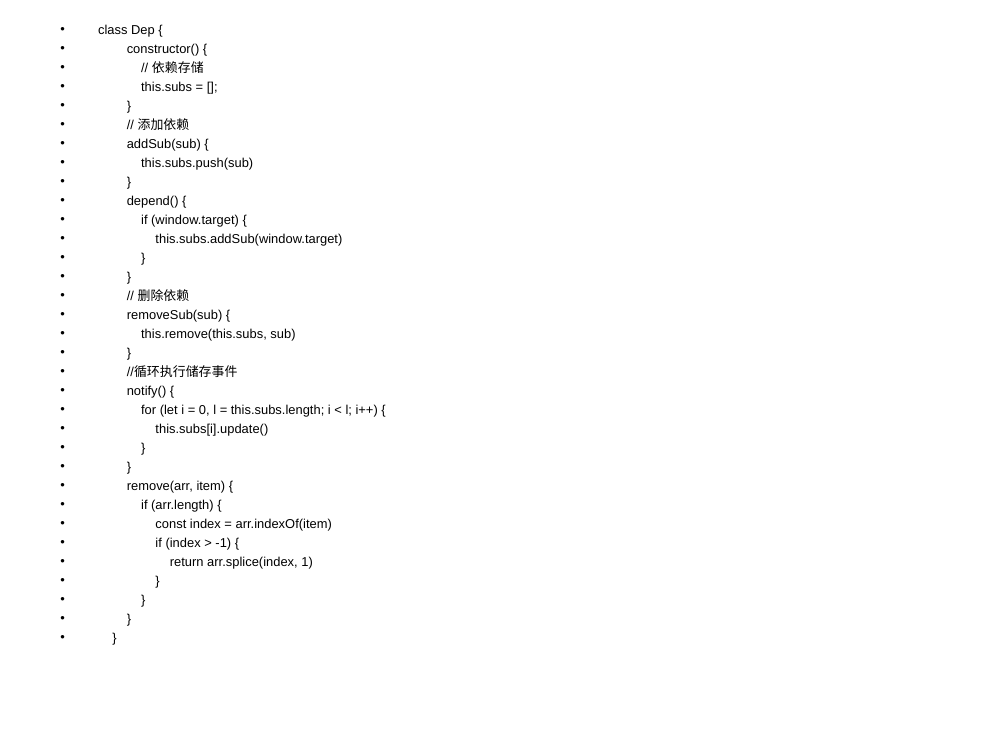
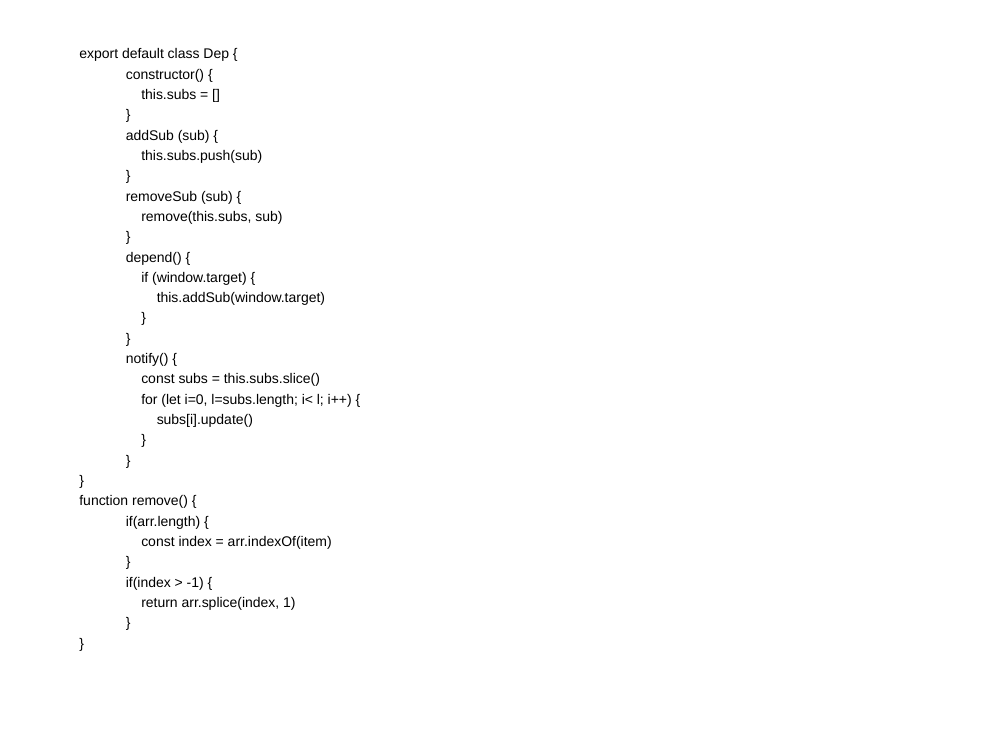
Before and after one commit to liyanjunCode/miniPrograme, a slide deck: slide 7 of vue.ppt (slide 10 before the commit). Drawn at 1008x756 pixels with LibreOffice and Linux fonts; fonts in the diff are those of the drawing. Boxes give left, top, right and bottom in pixels: in the first picture for what was removed or moved away, otherwise in the second. Text is boxed around its words. In the diff, an @@ line names an element or a change of style, - is before the commit and + after.

```diff
--- a/vue.ppt
+++ b/vue.ppt
@@ text at (x1=79, y1=48, x2=352, y2=610): paragraphs removed @@
-• }
-• }
@@ text "export default class Dep {" moved from (x1=98, y1=24, x2=378, y2=569) to (x1=79, y1=48, x2=352, y2=610) @@
@@ text at (x1=79, y1=48, x2=229, y2=61): text changed; size 9.2 to 10 pt @@
-• class Dep {
+export default class Dep {
@@ text at (x1=126, y1=69, x2=332, y2=610): size 9.2 to 10 pt in "constructor() {", "}", "this.subs.push(sub)", "}" and 11 more places; bullet • to none @@
@@ text at (x1=141, y1=89, x2=196, y2=99): text changed; size 9.2 to 10 pt @@
-• // 依赖存储
-• this.subs = [];
+this.subs = []
@@ text at (x1=126, y1=130, x2=210, y2=143): text changed; size 9.2 to 10 pt @@
-• // 添加依赖
-• addSub(sub) {
+addSub (sub) {
@@ text at (x1=126, y1=191, x2=282, y2=224): paragraphs added @@
+}
+removeSub (sub) {
+remove(this.subs, sub)
@@ text at (x1=127, y1=289, x2=295, y2=377): paragraphs removed @@
-• // 删除依赖
-• removeSub(sub) {
-• this.remove(this.subs, sub)
-• }
-• //循环执行储存事件
@@ text at (x1=157, y1=292, x2=325, y2=305): text changed; size 9.2 to 10 pt @@
-• this.subs.addSub(window.target)
+this.addSub(window.target)
@@ text at (x1=141, y1=373, x2=352, y2=427): text changed; size 9.2 to 10 pt @@
-• for (let i = 0, l = this.subs.length; i < l; i++) {
-• this.subs[i].update()
+const subs = this.subs.slice()
+for (let i=0, l=subs.length; i< l; i++) {
+subs[i].update()
@@ text at (x1=79, y1=495, x2=200, y2=529): text changed; size 9.2 to 10 pt @@
-• remove(arr, item) {
-• if (arr.length) {
+}
+function remove() {
+if(arr.length) {
@@ text at (x1=126, y1=577, x2=204, y2=590): text changed; size 9.2 to 10 pt @@
-• if (index > -1) {
+}
+if(index > -1) {
```
Also in this commit, not shown: 7 other slides changed, 10 slides added, 4 slides removed, 1 other file.
